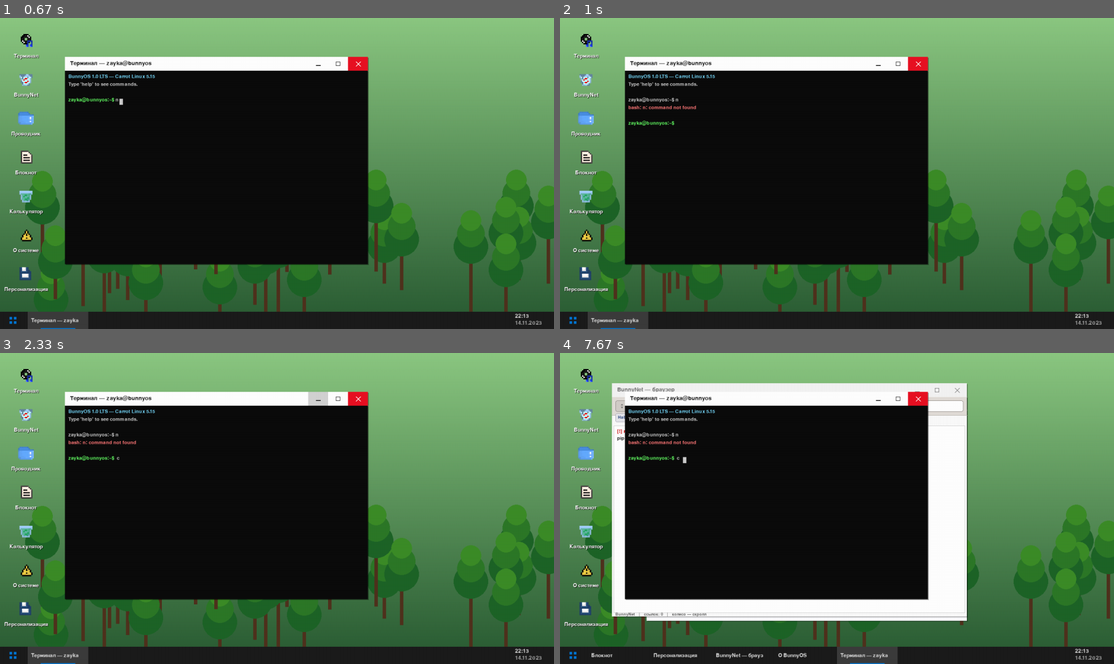
Above: before the commit, frames 1-4 (two rows, left to right).
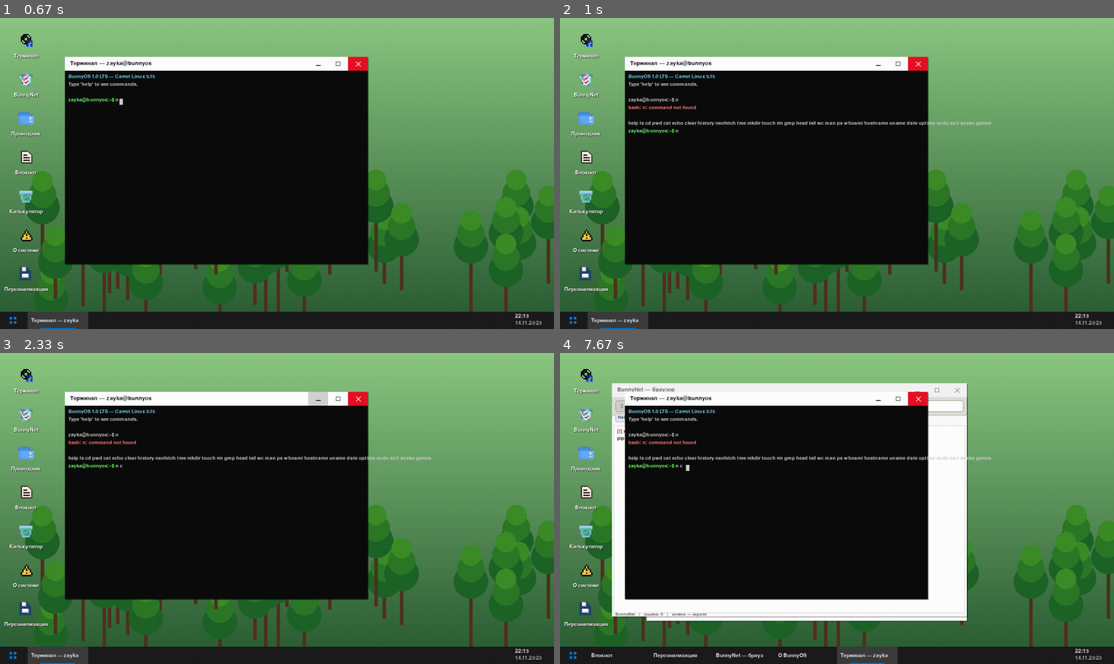
Above: after the commit, the same moments.

Repository: Folombas/PyGame2026
Game: pygame game, started from BunnyOS/main.py
The game is run twice, just before and just after one commit, with the same random seed, the same clock (stepped at 60 frames per second) and the same inputs.
Inputs (mouse positions are in pixels of both pictures, inside the frame that each line leads up to):
- Up to frame 1 (0.67 s): type "ann" at 0.33 s
- Up to frame 2 (1 s): tap Enter at 0.67 s; hold Tab from 0.88 s (still down); hold Up from 0.88 s (still down)
- Up to frame 3 (2.33 s): release Tab at 1.35 s; release Up at 1.35 s; hold Up 1.43-1.9 s; tap Space at 1.5, 1.8, 2.05 s; tap C at 1.58 s; hold Down 1.98-2.28 s
- Up to frame 4 (7.67 s): click (875, 399) at 2.37 s; click (587, 415) at 2.7 s; click (571, 654) at 3.03 s; click (587, 492) at 3.37 s; hold Up 3.65-4.02 s; tap Space at 3.72 s; tap C at 3.8 s; click (587, 608) at 4.1 s; click (571, 654) at 4.43 s; click (571, 654) at 4.77 s; click "←" at 5.1 s; click (571, 654) at 5.43 s; click (571, 654) at 5.77 s; click (587, 570) at 6.1 s; click (571, 654) at 6.43 s; click (571, 654) at 6.77 s; click "gen_night.png" at 7.1 s; click (587, 374) at 7.43 s

Frame 1 is identical in both runs. In frame 2, 0.6% of the frame differs, in the area x 12-78%, y 33-38%; in frame 3, 0.6%; in frame 4, 0.6%.

Commit message:
Terminal: history navigation (↑↓), Ctrl+L/U/C, extended autocomplete

Diff:
--- a/BunnyOS/ui.py
+++ b/BunnyOS/ui.py
@@ -173,35 +173,98 @@
         ]
         self.input = ""
         self.tick = 0
+        # История листания (по стрелкам ↑↓)
+        self.hist_idx = -1         # -1 = не листаем, иначе индекс в history
+        self.saved_input = ""      # что было введено ДО начала листания
 
     def handle_event(self, event, rect):
         if event.type != pygame.KEYDOWN:
             return
+        mods = pygame.key.get_mods()
+
+        # --- Ctrl-комбинации ---
+        if mods & pygame.KMOD_CTRL:
+            if event.key == pygame.K_l:
+                # Ctrl+L — очистить экран (как в bash)
+                self.lines = []
+                return
+            if event.key == pygame.K_u:
+                # Ctrl+U — стереть строку
+                self.input = ""
+                self.hist_idx = -1
+                return
+            if event.key == pygame.K_c:
+                # Ctrl+C — отмена строки
+                self.input = ""
+                self.hist_idx = -1
+                self.lines.append(f"{self.os.shell.prompt()} ^C")
+                return
+
+        # --- Enter ---
         if event.key == pygame.K_RETURN:
             cmd = self.input
             self.lines.append(f"{self.os.shell.prompt()} {cmd}")
             self.input = ""
+            self.hist_idx = -1          # сброс листания
+            self.saved_input = ""
             out = self.os.shell.run(cmd)
             if out and out == ["__CLEAR__"]:
                 self.lines = []
             else:
                 self.lines.extend(out)
             self.lines.append("")
+
+        # --- Backspace ---
         elif event.key == pygame.K_BACKSPACE:
             self.input = self.input[:-1]
+
+        # --- Стрелка ВВЕРХ — предыдущая команда ---
+        elif event.key == pygame.K_UP:
+            hist = self.os.shell.history
+            if not hist:
+                return
+            if self.hist_idx == -1:
+                # Начинаем листать — запоминаем что было введено
+                self.saved_input = self.input
+                self.hist_idx = len(hist) - 1
+            else:
+                self.hist_idx = max(0, self.hist_idx - 1)
+            self.input = hist[self.hist_idx]
+
+        # --- Стрелка ВНИЗ — следующая команда (или возврат к исходному) ---
+        elif event.key == pygame.K_DOWN:
+            hist = self.os.shell.history
+            if not hist or self.hist_idx == -1:
+                return
+            if self.hist_idx >= len(hist) - 1:
+                # Дошли до конца — восстанавливаем исходный ввод
+                self.hist_idx = -1
+                self.input = self.saved_input
+                self.saved_input = ""
+            else:
+                self.hist_idx += 1
+                self.input = hist[self.hist_idx]
+
+        # --- Tab — автодополнение ---
         elif event.key == pygame.K_TAB:
             known = ["help","ls","cd","pwd","cat","echo","clear","history",
                      "neofetch","tree","mkdir","touch","rm","grep","head",
                      "tail","wc","man","ps","whoami","hostname","uname",
-                     "date","uptime","sudo","exit"]
+                     "date","uptime","sudo","exit","snake","games"]
             cur = self.input.split()[-1] if self.input else ""
             matches = [c for c in known if c.startswith(cur)]
             if len(matches) == 1:
                 parts = self.input.rsplit(" ", 1)
                 self.input = (parts[0] + " " + matches[0]) if len(parts) > 1 else matches[0]
+            elif len(matches) > 1:
+                self.lines.append(" ".join(matches))
+
+        # --- Обычный ввод ---
         else:
             if event.unicode and event.unicode.isprintable():
                 self.input += event.unicode
+                # Сброс листания при ручном вводе (но текст сохраняем)
+                self.hist_idx = -1
 
     def draw(self, scr, rect, font):
         pygame.draw.rect(scr, C_TERMINAL_BG, rect)
